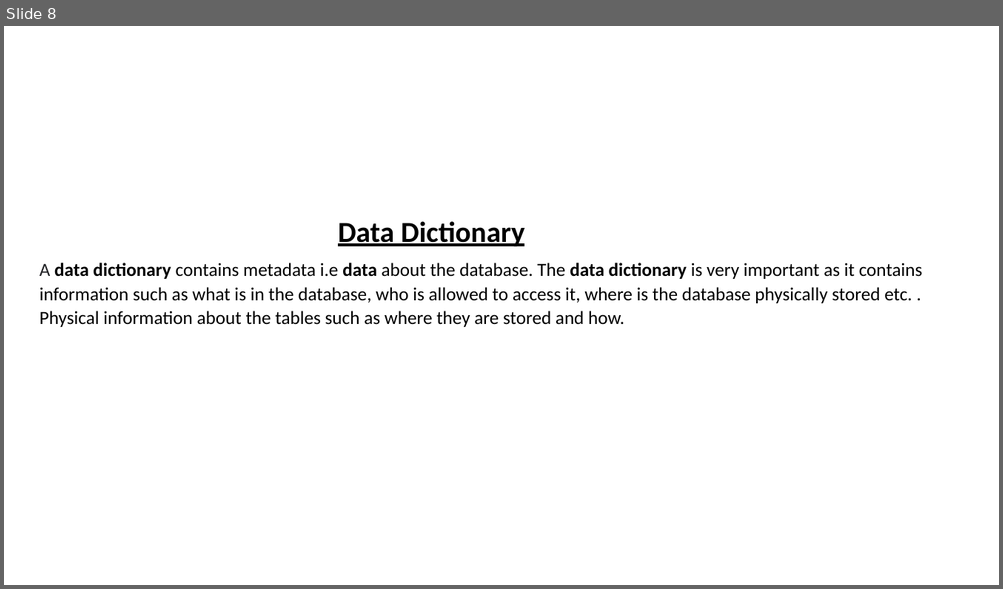
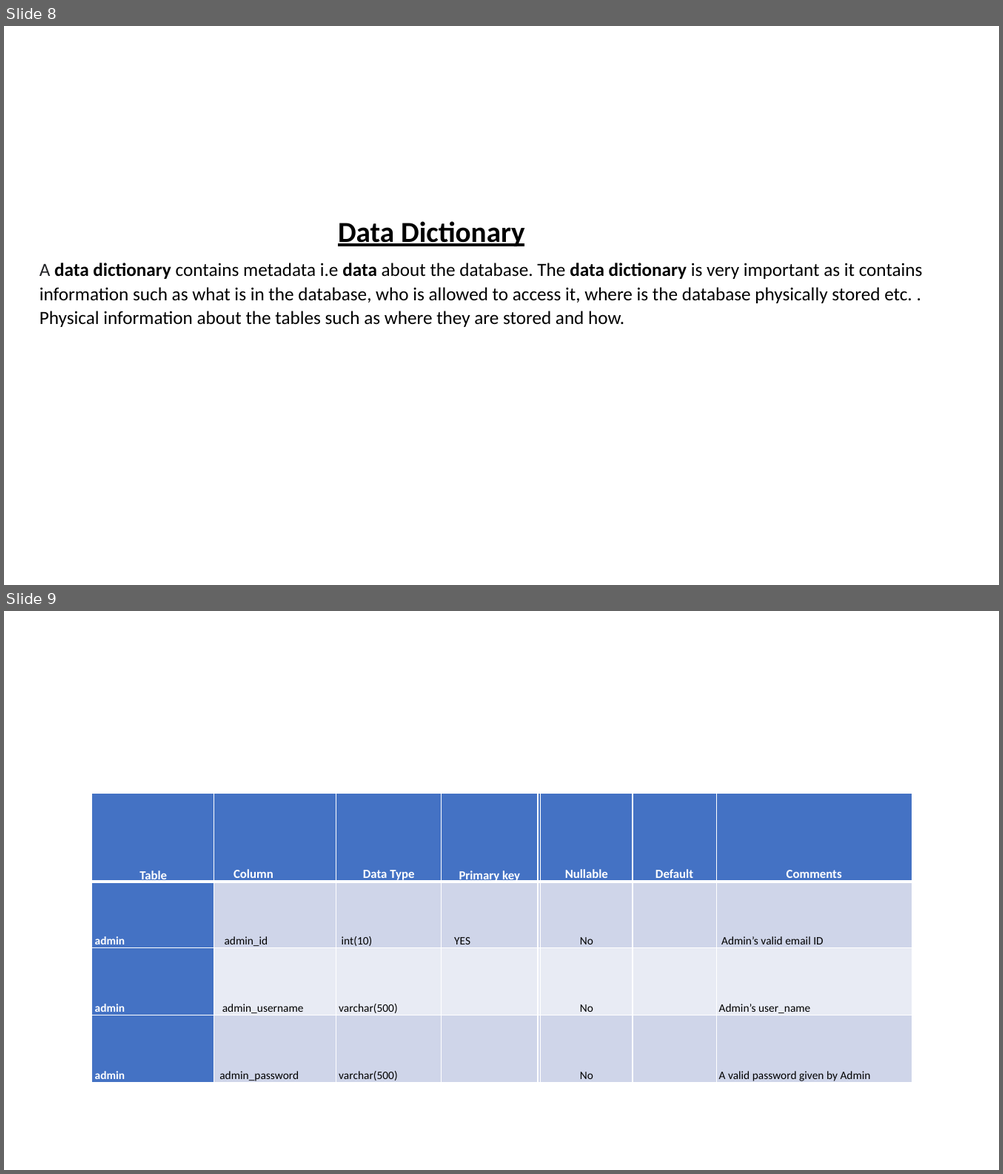
Before and after one commit to debopriyodjghosh/urbanclap, a slide deck: Design Doc/Design document.pptx. Shown one above the other, each under a label of ours: slide 8 before the commit, slides 8 and 9 after it. The pictures are 1003x589 and 1003x1174 pixels, drawn with LibreOffice and Linux fonts; fonts in the diff are those of the drawing. Boxes give left, top, right and bottom in pixels: in the first picture for what was removed or moved away, otherwise in the second. Text is boxed around its words. In the diff, an @@ line names an element or a change of style, - is before the commit and + after.

```diff
--- a/Design Doc/Design document.pptx
+++ b/Design Doc/Design document.pptx
@@ slide 9 added at (4,611,999,1170), background #FFFFFF @@
@@ table added at (92,793,911,1086), 4 rows, 8 columns @@
+Table | Column | Data Type | Primary key |  | Nullable | Default | Comments
+admin | admin_id | int(10) | YES |  | No |  | Admin’s valid email ID
+admin | admin_username | varchar(500) |  |  | No |  | Admin’s user_name
+admin | admin_password | varchar(500) |  |  | No |  | A valid password given by Admin
```
Also in this commit, not shown: 5 other slides added, 2 slides removed, 1 other file.
